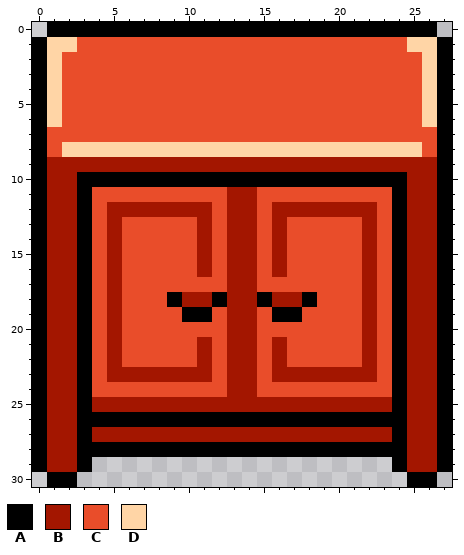
One commit to this pixel-art file: assets/sprites/projects/wardrobe.aseprite. Above, as it was before the edit.
28x31 pixels, 1 frame.
Palette (. is transparent): A #000000  B #a31600  C #e94d2a  D #ffd5a6
Pixels before, first column x 0:
 0 .AAAAAAAAAAAAAAAAAAAAAAAAAA.
 1 ADDCCCCCCCCCCCCCCCCCCCCCCDDA
 2 ADCCCCCCCCCCCCCCCCCCCCCCCCDA
 3 ADCCCCCCCCCCCCCCCCCCCCCCCCDA
 4 ADCCCCCCCCCCCCCCCCCCCCCCCCDA
 5 ADCCCCCCCCCCCCCCCCCCCCCCCCDA
 6 ADCCCCCCCCCCCCCCCCCCCCCCCCDA
 7 ACCCCCCCCCCCCCCCCCCCCCCCCCCA
 8 ACDDDDDDDDDDDDDDDDDDDDDDDDCA
 9 ABBBBBBBBBBBBBBBBBBBBBBBBBBA
10 ABBAAAAAAAAAAAAAAAAAAAAAABBA
11 ABBACCCCCCCCCBBCCCCCCCCCABBA
12 ABBACBBBBBBBCBBCBBBBBBBCABBA
13 ABBACBCCCCCBCBBCBCCCCCBCABBA
14 ABBACBCCCCCBCBBCBCCCCCBCABBA
15 ABBACBCCCCCBCBBCBCCCCCBCABBA
16 ABBACBCCCCCBCBBCBCCCCCBCABBA
17 ABBACBCCCCCCCBBCCCCCCCBCABBA
18 ABBACBCCCABBABBABBACCCBCABBA
19 ABBACBCCCCAACBBCAACCCCBCABBA
20 ABBACBCCCCCCCBBCCCCCCCBCABBA
21 ABBACBCCCCCBCBBCBCCCCCBCABBA
22 ABBACBCCCCCBCBBCBCCCCCBCABBA
23 ABBACBBBBBBBCBBCBBBBBBBCABBA
24 ABBACCCCCCCCCBBCCCCCCCCCABBA
25 ABBABBBBBBBBBBBBBBBBBBBBABBA
26 ABBAAAAAAAAAAAAAAAAAAAAAABBA
27 ABBABBBBBBBBBBBBBBBBBBBBABBA
28 ABBAAAAAAAAAAAAAAAAAAAAAABBA
29 ABBA....................ABBA
30 .AA......................AA.
New version:
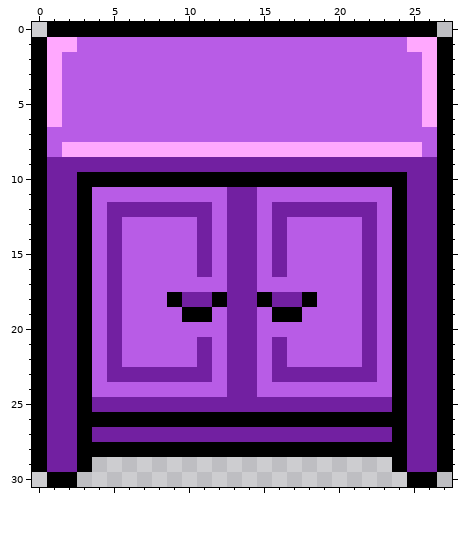
Difference:
Colour B changes from #a31600 to #7220a1.
Colour C changes from #e94d2a to #b85ce6.
Colour D changes from #ffd5a6 to #ffa8fe.
Boxes around the changes in both pictures, in picture pixels (x1, y1, x2, y2):
changed: (47, 37, 437, 472)
